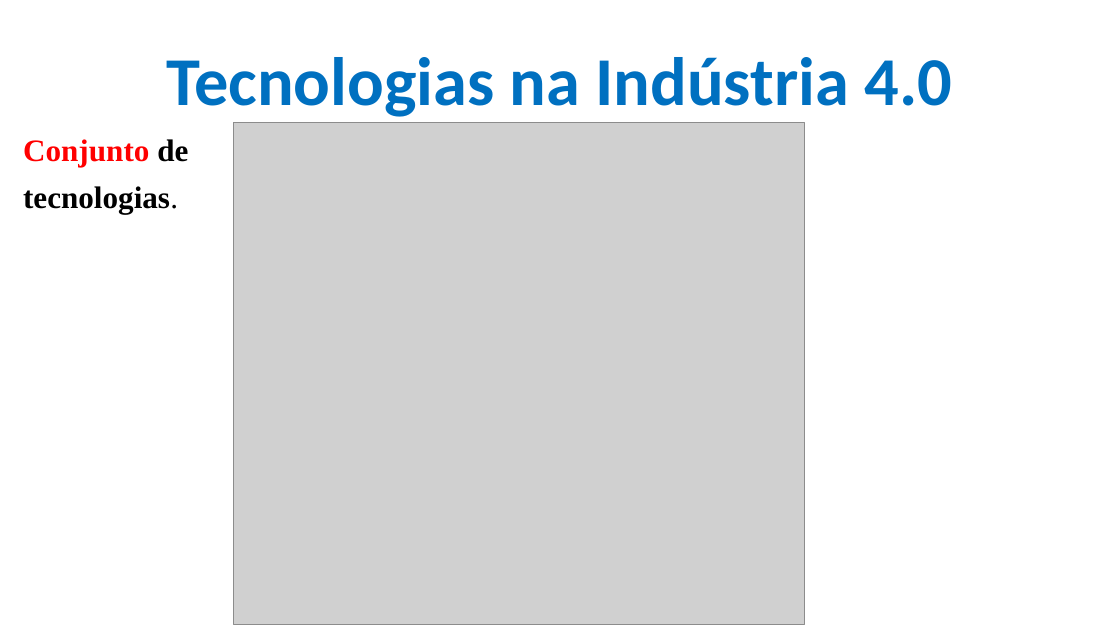
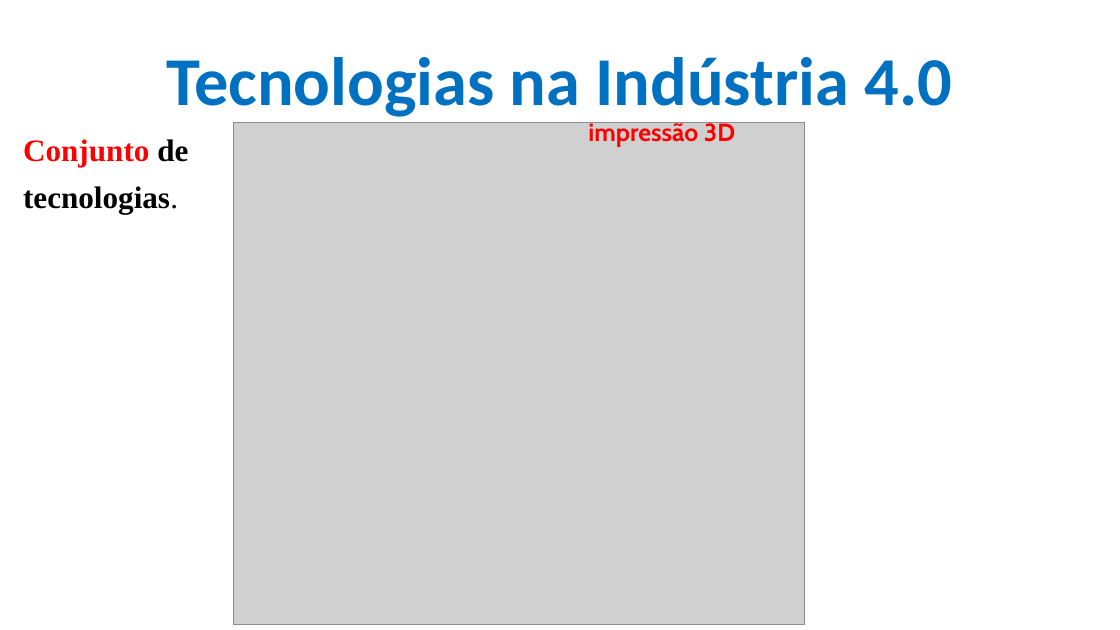
Before and after one commit to CloudEducationBrazil/WydenArea1AplicacaoCloudIndustria40Python, a slide deck: slide 12 of 01 Classes/Aula 08 - Aplicação Cloud Indústria 40 Python IoT - Tecnologias Emergentes.pptx. Drawn at 1120x630 pixels with LibreOffice and Linux fonts; fonts in the diff are those of the drawing; grey boxes stand for pictures; background and template pictures are left out. Boxes give left, top, right and bottom in pixels: in the first picture for what was removed or moved away, otherwise in the second. Text is boxed around its words. In the diff, an @@ line names an element or a change of style, - is before the commit and + after.

```diff
--- a/01 Classes/Aula 08 - Aplicação Cloud Indústria 40 Python IoT - Tecnologias Emergentes.pptx
+++ b/01 Classes/Aula 08 - Aplicação Cloud Indústria 40 Python IoT - Tecnologias Emergentes.pptx
@@ text added at [588, 121, 735, 147], 16 pt, text #FF0000, bold @@
+impressão 3D
```
Also in this commit, not shown: 6 other slides changed, 2 other files.
